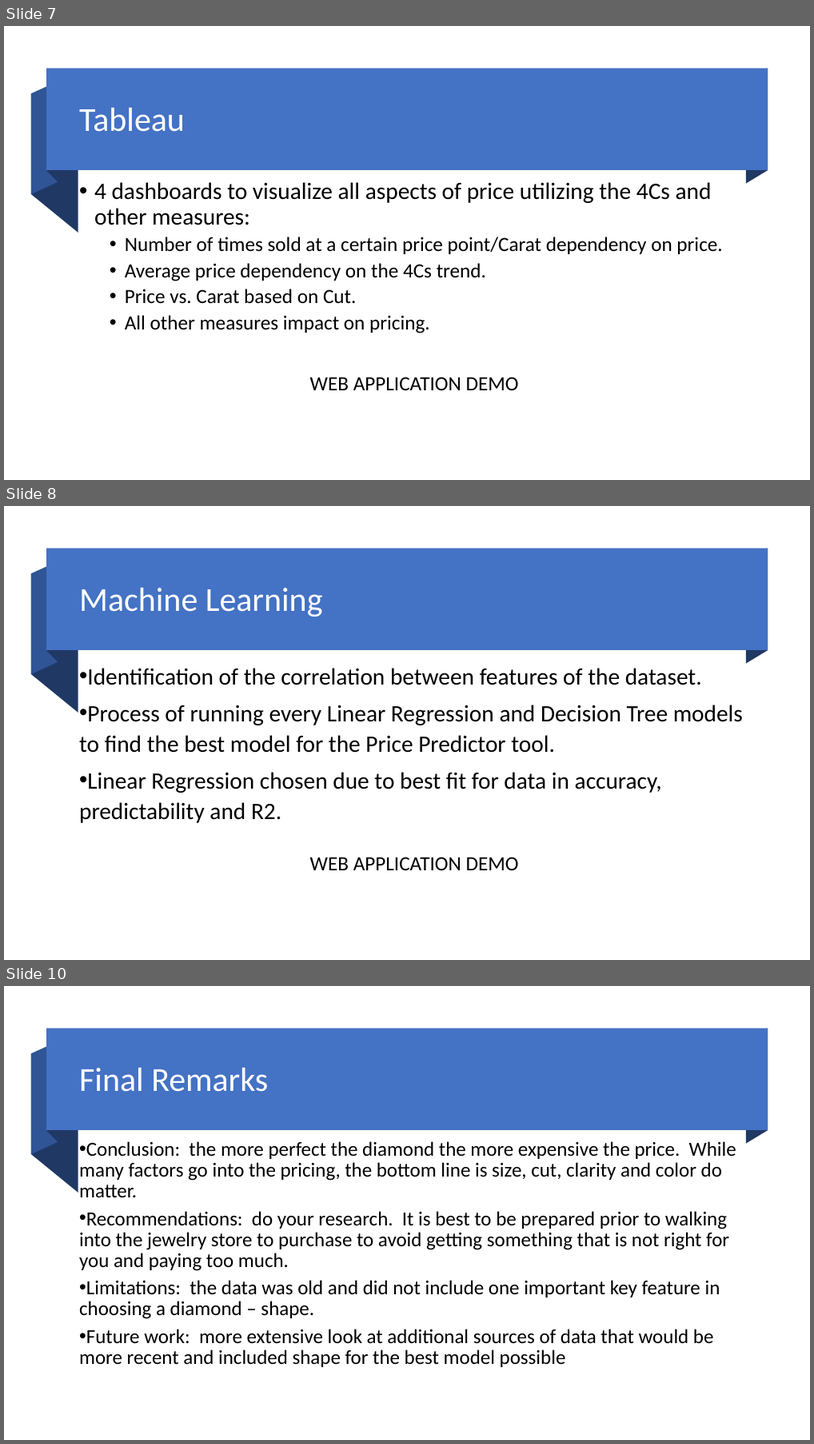
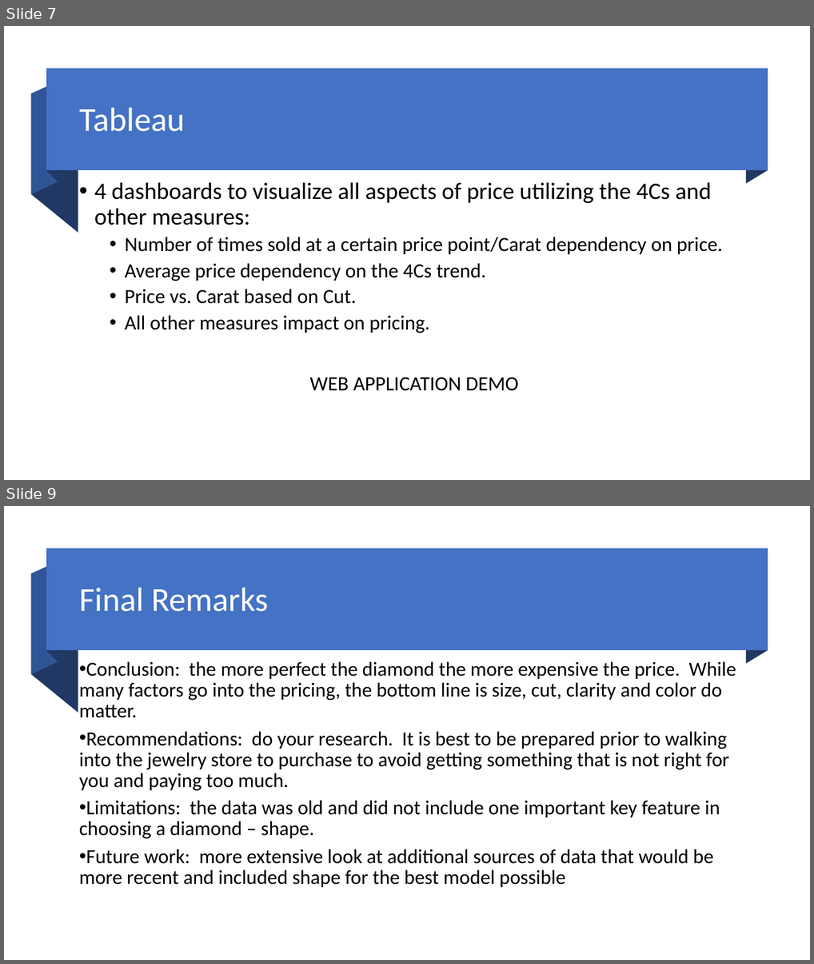
Before and after one commit to jdmerryman88/capstone-team4, a slide deck: documents/Perfect Diamond final.pptx. Shown one above the other, each under a label of ours: slides 7, 8 and 10 before the commit, slides 7 and 9 after it; the slides between them are not shown. The pictures are 814x1444 and 814x964 pixels, drawn with LibreOffice and Linux fonts; fonts in the diff are those of the drawing. Boxes give left, top, right and bottom in pixels: in the first picture for what was removed or moved away, otherwise in the second. Text is boxed around its words. In the diff, an @@ line names an element or a change of style, - is before the commit and + after.

Commit message:
deleted extra slide 8

```diff
--- a/documents/Perfect Diamond final.pptx
+++ b/documents/Perfect Diamond final.pptx
@@ slide 8 removed at [4,506,810,960], background #FFFFFF @@
@@ group removed at [31,548,768,712]: 4 freeform shapes, 1 rectangle @@
@@ title removed at [79,588,323,616] @@
-Machine Learning
@@ text removed at [79,668,743,823] @@
-• Identification of the correlation between features of the dataset.
-• Process of running every Linear Regression and Decision Tree models to find the best model for the Price Predictor tool.
-• Linear Regression chosen due to best fit for data in accuracy, predictability and R2.
@@ text removed at [310,856,519,870] @@
-WEB APPLICATION DEMO
@@ what was slide 10 is now slide 9 @@
```
Also in this commit, not shown: 1 slide changed.
